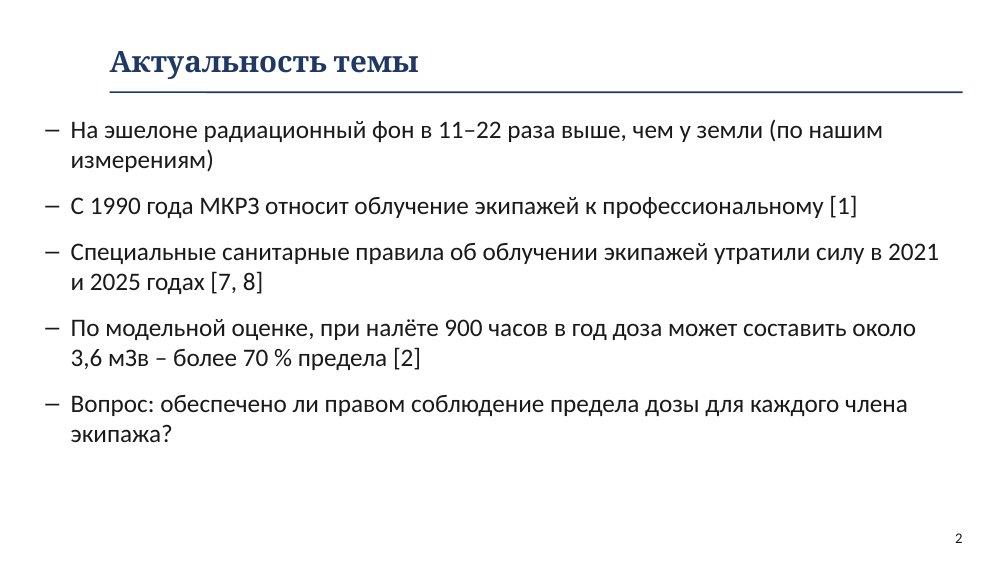
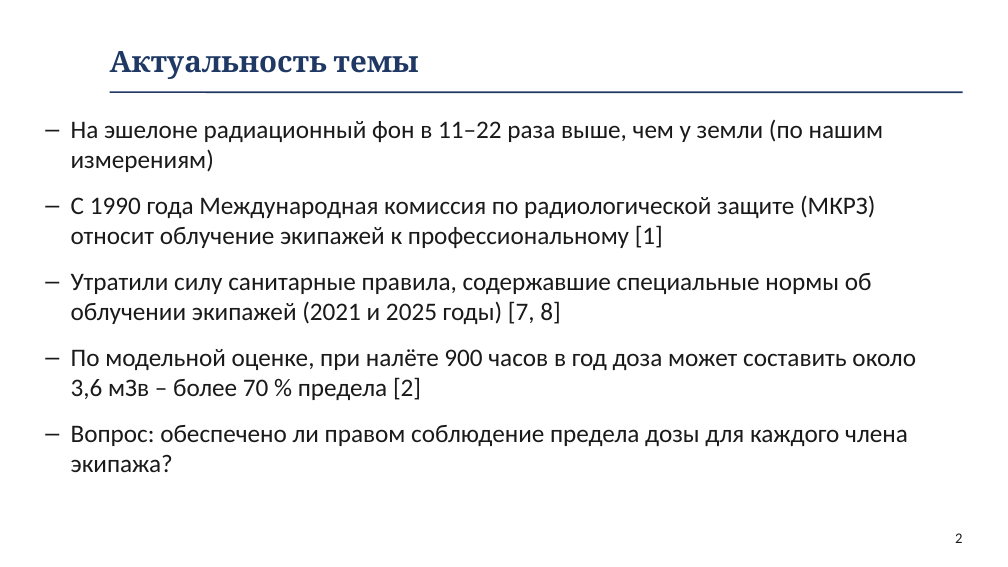
Before and after one commit to fintipluh1/rexy, a slide deck: slide 2 of Доклад_красивый.pptx. Drawn at 1008x567 pixels with LibreOffice and Linux fonts; fonts in the diff are those of the drawing; background and template pictures are left out. Boxes give left, top, right and bottom in pixels: in the first picture for what was removed or moved away, otherwise in the second. Text is boxed around its words. In the diff, an @@ line names an element or a change of style, - is before the commit and + after.

```diff
--- a/Доклад_красивый.pptx
+++ b/Доклад_красивый.pptx
@@ text at (71, 195, 875, 324): text changed @@
-– С 1990 года МКРЗ относит облучение экипажей к профессиональному [1]
-– Специальные санитарные правила об облучении экипажей утратили силу в 2021 и 2025 годах [7, 8]
+– С 1990 года Международная комиссия по радиологической защите (МКРЗ) относит облучение экипажей к профессиональному [1]
+– Утратили силу санитарные правила, содержавшие специальные нормы об облучении экипажей (2021 и 2025 годы) [7, 8]
```
Also in this commit, not shown: 11 other slides changed, 4 slides added, 1 slide removed, 3 other files.
